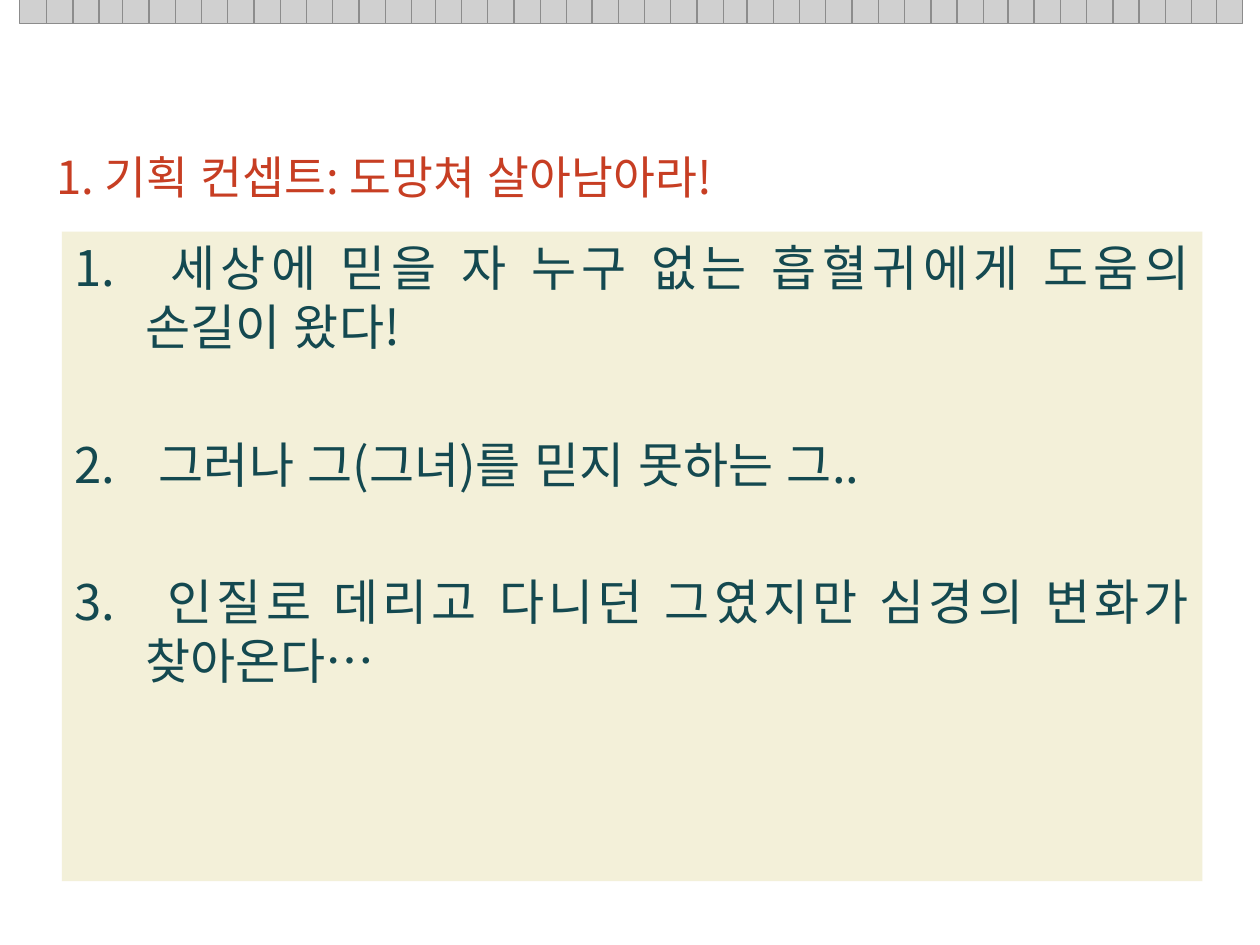
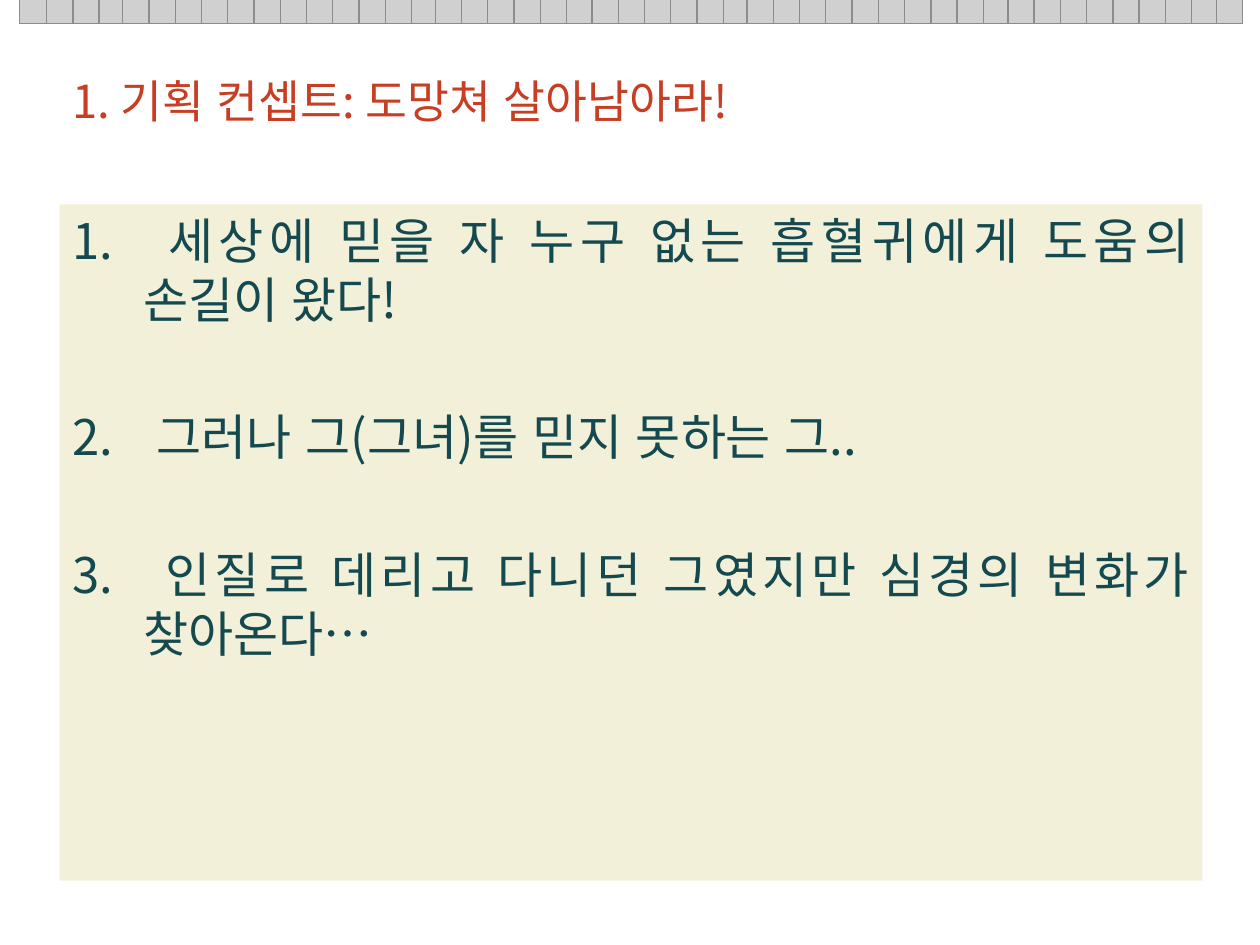
Before and after one commit to iconstudio/2017-Platformer, a slide deck: slide 4 of slides/Exodus_20171105.pptx (slide 6 before the commit). Drawn at 1260x945 pixels with LibreOffice and Linux fonts; fonts in the diff are those of the drawing; grey boxes stand for pictures; background and template pictures are left out. Boxes give left, top, right and bottom in pixels: in the first picture for what was removed or moved away, otherwise in the second. Text is boxed around its words. In the diff, an @@ line names an element or a change of style, - is before the commit and + after.

```diff
--- a/slides/Exodus_20171105.pptx
+++ b/slides/Exodus_20171105.pptx
@@ title "1. 기획 컨셉트: 도망쳐 살아남아라!": place and size @@
-title "1. 기획 컨셉트: 도망쳐 살아남아라!" at <box>56,156,713,198</box>
+title "1. 기획 컨셉트: 도망쳐 살아남아라!" at <box>72,80,729,122</box>
@@ text "세상에 믿을 자 누구 없는 ...": place and size @@
-text "세상에 믿을 자 누구 없는 ..." at <box>62,232,1202,882</box>
+text "세상에 믿을 자 누구 없는 ..." at <box>59,204,1202,881</box>
```
Also in this commit, not shown: 2 other slides changed, 1 slide added, 3 slides removed, 3 other files.
